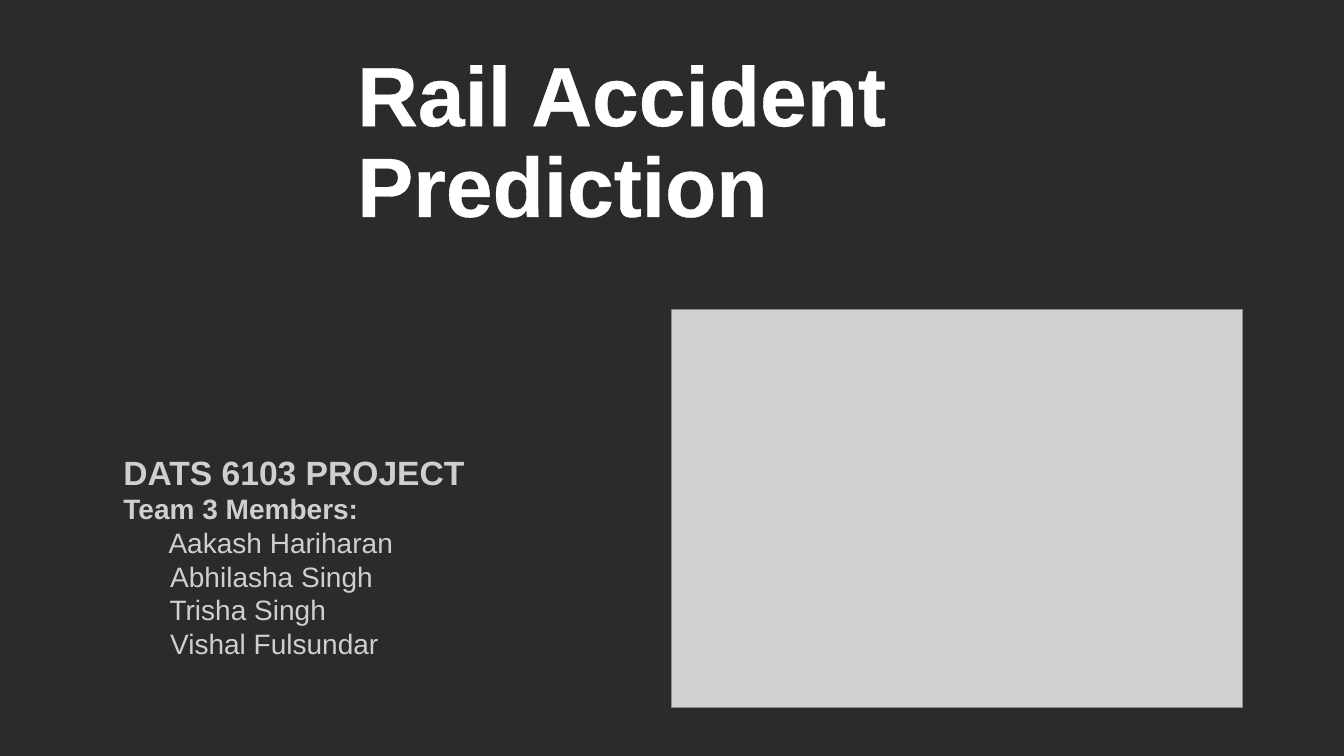
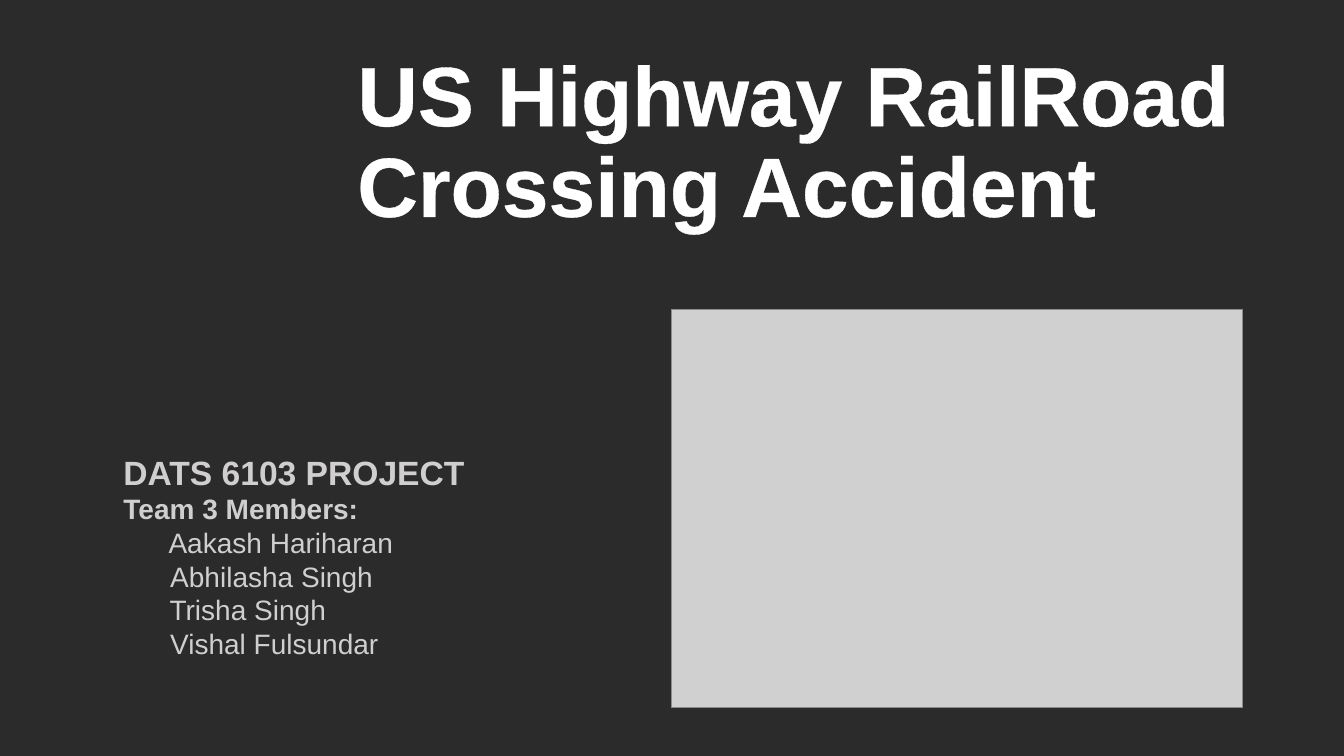
Before and after one commit to Aakash2112/DATS6103_Project, a slide deck: slide 1 of PPT_Team3.pptx. Drawn at 1344x756 pixels with LibreOffice and Linux fonts; fonts in the diff are those of the drawing; grey boxes stand for pictures; background and template pictures are left out; a plain dark background stands for a picture behind light text. Boxes give left, top, right and bottom in pixels: in the first picture for what was removed or moved away, otherwise in the second. Text is boxed around its words. In the diff, an @@ line names an element or a change of style, - is before the commit and + after.

```diff
--- a/PPT_Team3.pptx
+++ b/PPT_Team3.pptx
@@ title at [357, 65, 1230, 232]: text changed @@
-Rail Accident Prediction
+US Highway RailRoad Crossing Accident
```
Also in this commit, not shown: 3 other slides changed, 1 slide added, 1 slide removed.
